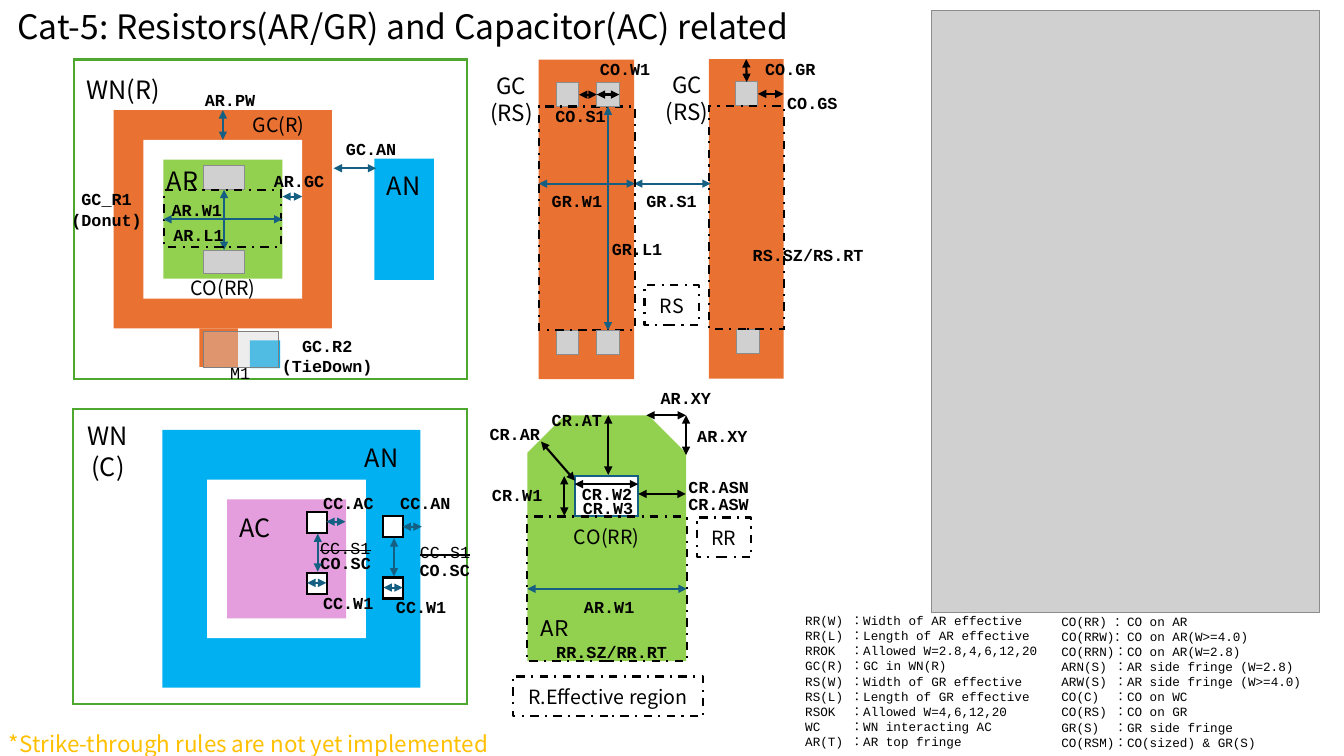
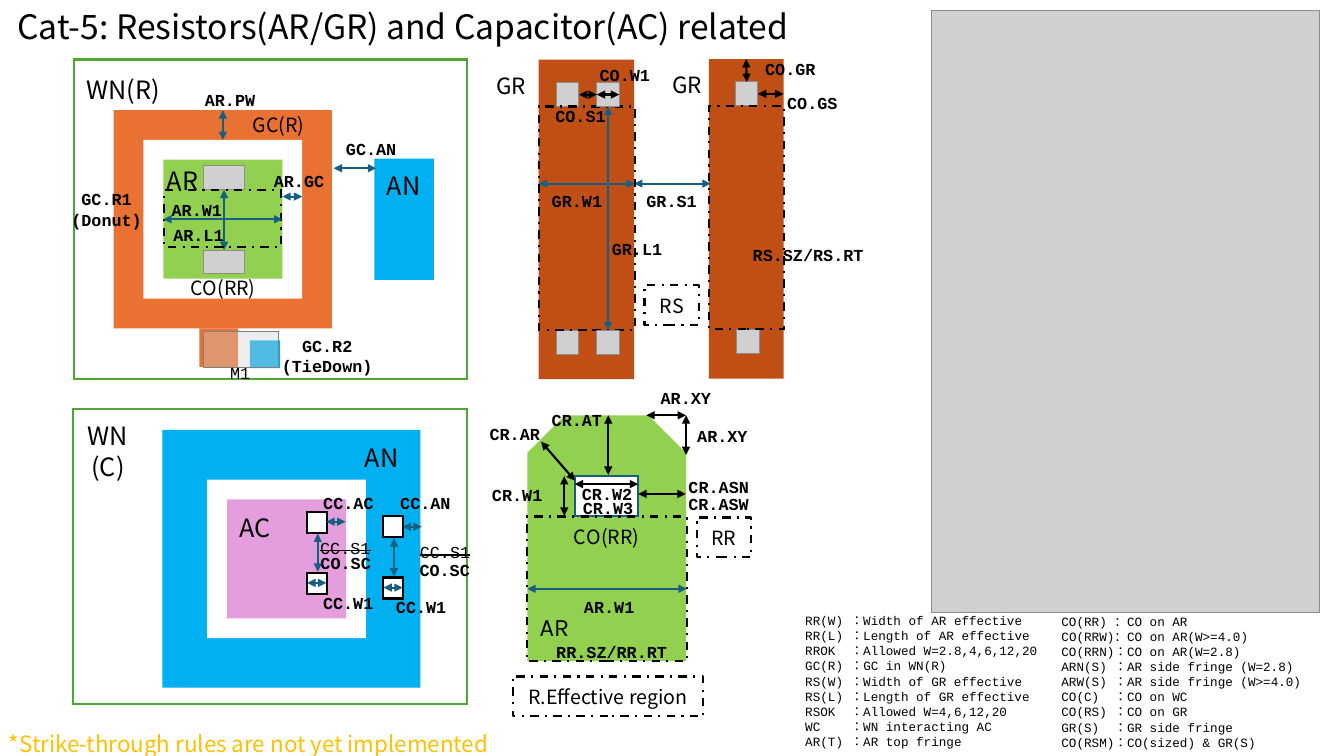
Before and after one commit to OpenSUSI/TR-1um, a slide deck: slide 7 of Document/TR-1um_DRC_summary.pptx. Drawn at 1344x756 pixels with LibreOffice and Linux fonts; fonts in the diff are those of the drawing; grey boxes stand for pictures; background and template pictures are left out. Boxes give left, top, right and bottom in pixels: in the first picture for what was removed or moved away, otherwise in the second. Text is boxed around its words. In the diff, an @@ line names an element or a change of style, - is before the commit and + after.

```diff
--- a/Document/TR-1um_DRC_summary.pptx
+++ b/Document/TR-1um_DRC_summary.pptx
@@ rectangle at box(538, 59, 634, 379): fill #E97132 to #C04F15 @@
@@ rectangle at box(709, 59, 784, 379): fill #E97132 to #C04F15 @@
@@ text at box(497, 77, 527, 95): text changed @@
-GC
-(RS)
+GR
@@ text "CO.W1": place and size @@
-text "CO.W1" at box(600, 62, 650, 80)
+text "CO.W1" at box(600, 68, 650, 86)
@@ text at box(672, 76, 702, 94): text changed @@
-GC
-(RS)
+GR
@@ text at box(81, 193, 131, 211): text changed @@
-GC_R1
+GC.R1
```
Also in this commit, not shown: 8 other slides changed, 9 slides added, 1 other file.
